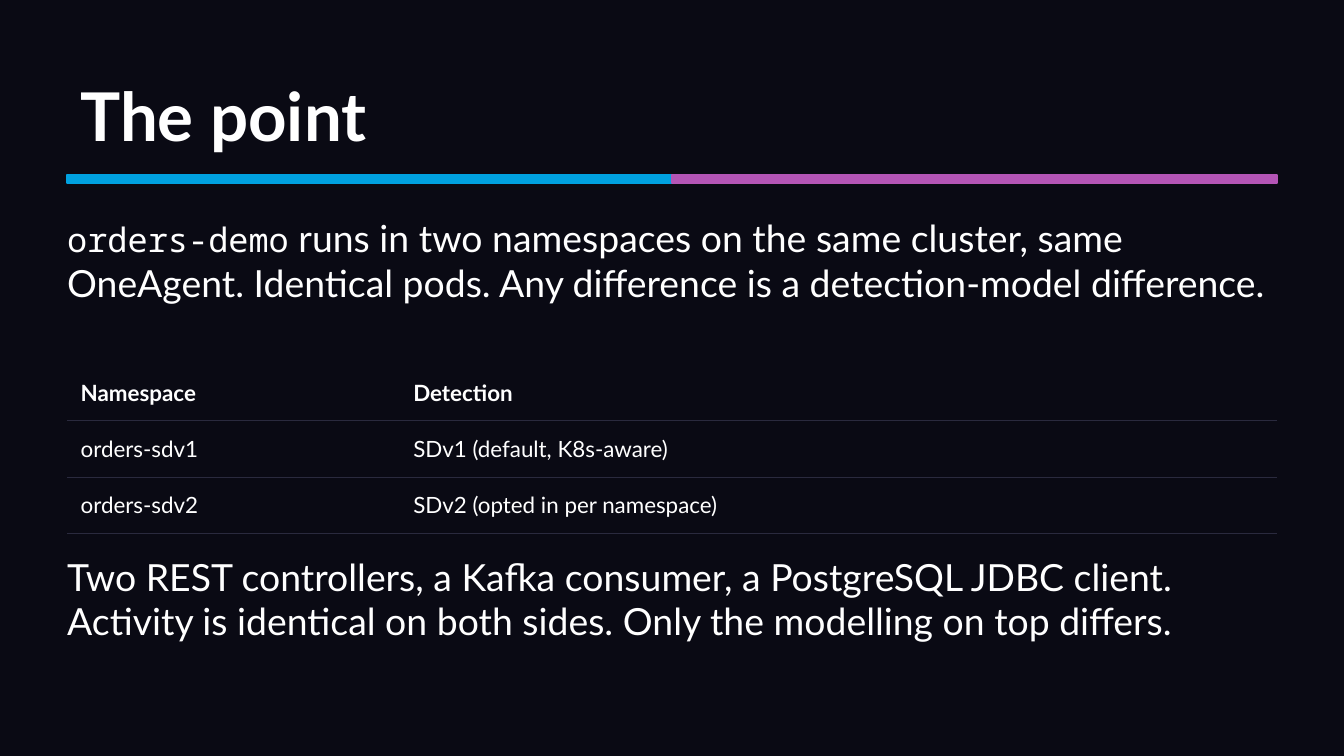
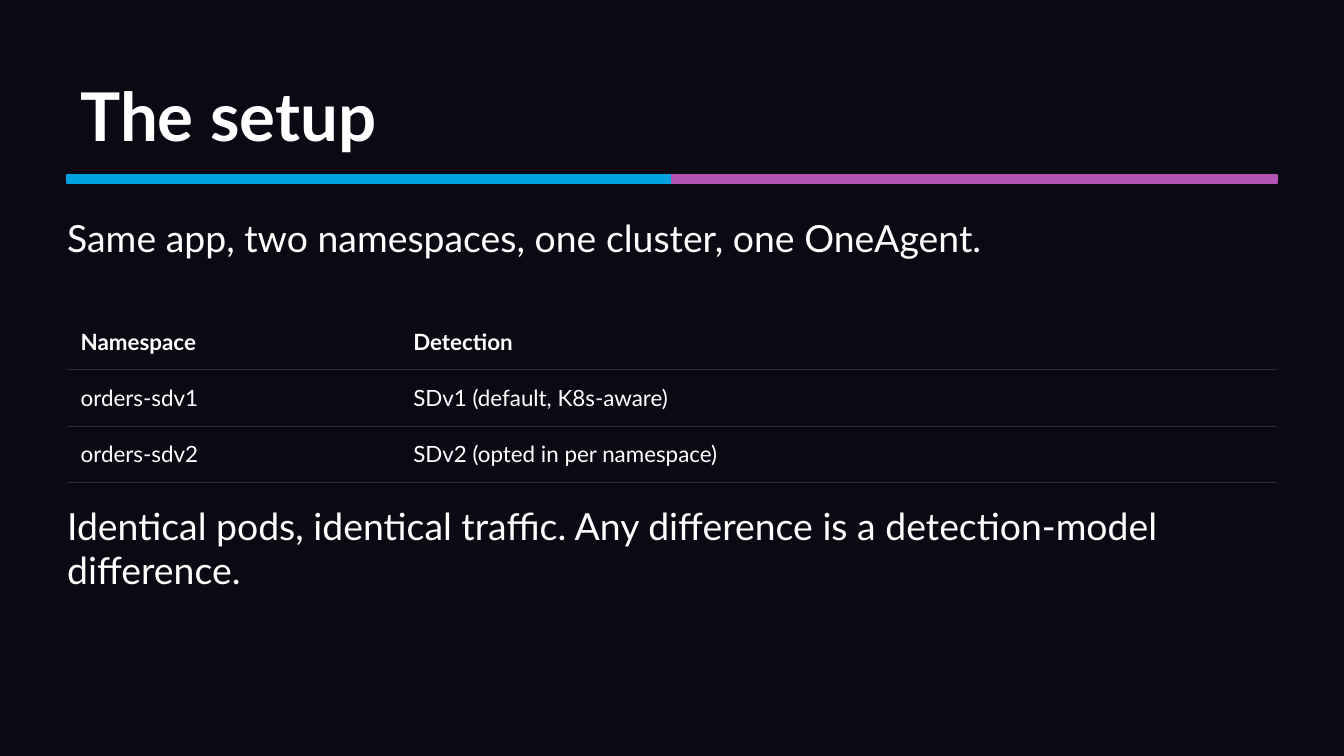
Before and after one commit to mreider/orders-demo, a slide deck: slide 6 of presentation/sdv2-presentation.pptx (slide 21 before the commit). Drawn at 1344x756 pixels with LibreOffice and Linux fonts; fonts in the diff are those of the drawing. Boxes give left, top, right and bottom in pixels: in the first picture for what was removed or moved away, otherwise in the second. Text is boxed around its words. In the diff, an @@ line names an element or a change of style, - is before the commit and + after.

```diff
--- a/presentation/sdv2-presentation.pptx
+++ b/presentation/sdv2-presentation.pptx
@@ text at [80, 91, 376, 153]: text changed @@
-The point
+The setup
@@ text at [67, 224, 981, 259]: text changed @@
-orders-demo runs in two namespaces on the same cluster, same OneAgent. Identical pods. Any difference is a detection-model difference.
+Same app, two namespaces, one cluster, one OneAgent.
@@ table: place and size @@
-table at [67, 364, 1278, 521]
+table at [67, 313, 1278, 470]
@@ text at [67, 512, 1157, 585]: text changed @@
-Two REST controllers, a Kafka consumer, a PostgreSQL JDBC client. Activity is identical on both sides. Only the modelling on top differs.
+Identical pods, identical traffic. Any difference is a detection-model difference.
```
Also in this commit, not shown: 5 other slides changed, 11 slides added, 52 slides removed, 54 other files.
